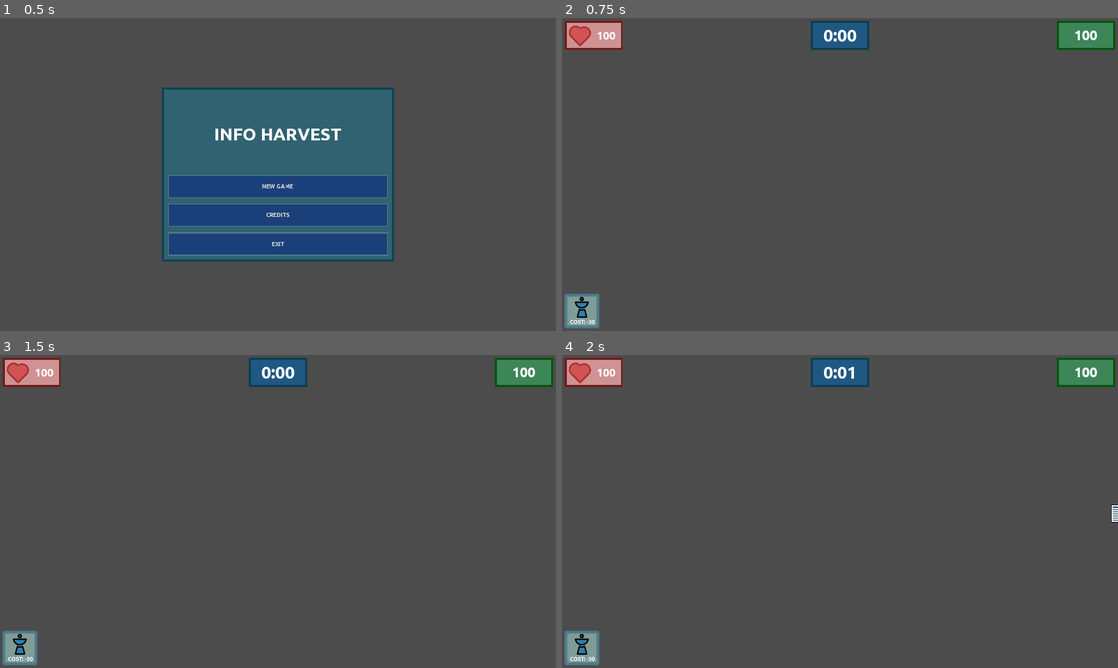
Above: before the commit, frames 1-4 (two rows, left to right).
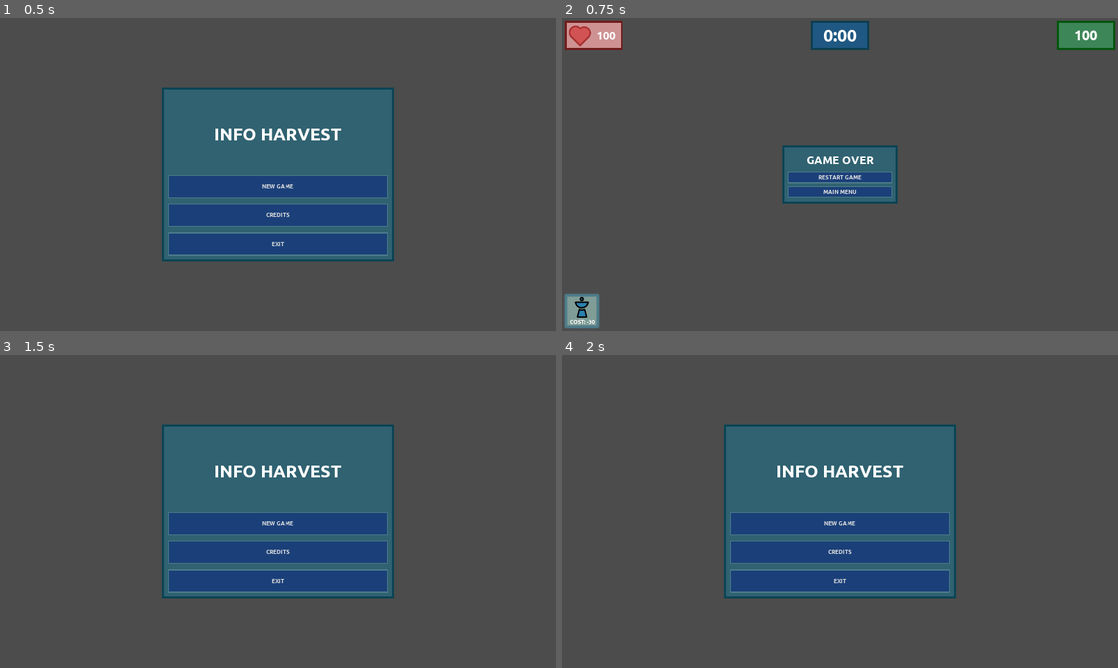
Above: after the commit, the same moments.

Repository: moisesjbc/info-harvest
Game: Godot game, scene res://menus/main_menu/main_menu.tscn
Same seed, same stepped clock (60 frames per second), same inputs: the game is played once before the commit and once after it.
Inputs (mouse positions are in pixels of both pictures, inside the frame that each line leads up to):
- Up to frame 1 (0.5 s): no input
- Up to frame 2 (0.75 s): click "NEW GAME" at 0.5 s
- Up to frame 3 (1.5 s): click (278, 530) at 1.25 s, where only the run after the commit has a clickable "MAIN MENU"
- Up to frame 4 (2 s): no input

Frame 1 is identical in both runs. In frame 2, 3.9% of the frame differs, in the area x 39-61%, y 40-60%; in frame 3, 27%; in frame 4, 27%, in the area x 0-100%, y 0-100%.

Commit message:
Add game over to main menu navigation

Diff:
--- a/godot-project/gameplay/menus/game_over/game_over.gd
+++ b/godot-project/gameplay/menus/game_over/game_over.gd
@@ -21,3 +21,8 @@
 
 func _on_life_player_dead():
 	start()
+
+
+func _on_main_menu_button_pressed():
+	set_paused(false)
+	get_tree().change_scene("res://menus/main_menu/main_menu.tscn")
--- a/godot-project/gameplay/menus/game_over/game_over.tscn
+++ b/godot-project/gameplay/menus/game_over/game_over.tscn
@@ -10,7 +10,6 @@
 font_data = ExtResource( 2 )
 
 [node name="game_over" type="Control"]
-visible = false
 anchor_right = 1.0
 anchor_bottom = 1.0
 script = ExtResource( 1 )
@@ -27,11 +26,12 @@
 margin_top = 20.0
 margin_right = 380.0
 margin_bottom = 180.0
+custom_constants/separation = 10
 
 [node name="title" type="Label" parent="game_over/game_over_panel/vbox_container"]
-margin_top = 35.0
+margin_top = 7.0
 margin_right = 360.0
-margin_bottom = 81.0
+margin_bottom = 53.0
 size_flags_horizontal = 3
 size_flags_vertical = 6
 custom_fonts/font = SubResource( 2 )
@@ -40,5 +40,11 @@
 valign = 1
 
 [node name="restart_game_button" parent="game_over/game_over_panel/vbox_container" instance=ExtResource( 3 )]
+margin_top = 70.0
+margin_bottom = 110.0
+
+[node name="main_menu_button" parent="game_over/game_over_panel/vbox_container" instance=ExtResource( 3 )]
+text = "MAIN MENU"
 
 [connection signal="pressed" from="game_over/game_over_panel/vbox_container/restart_game_button" to="." method="_on_restart_game_button_pressed"]
+[connection signal="pressed" from="game_over/game_over_panel/vbox_container/main_menu_button" to="." method="_on_main_menu_button_pressed"]
